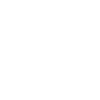
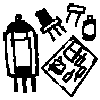
Two versions of the same layered image (100×100). Layer-by-layer changes:
added layer "图层 56" above "图层 31" over [3, 3, 98, 97]
